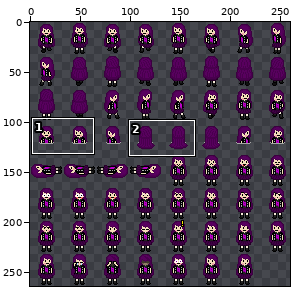
Sprite sheet: pets-gd/assets/textures/char/nats/Yusamira.png. The first picture is a wide view before the edit; the outline marks the close-up.
Close-up. Before the commit:
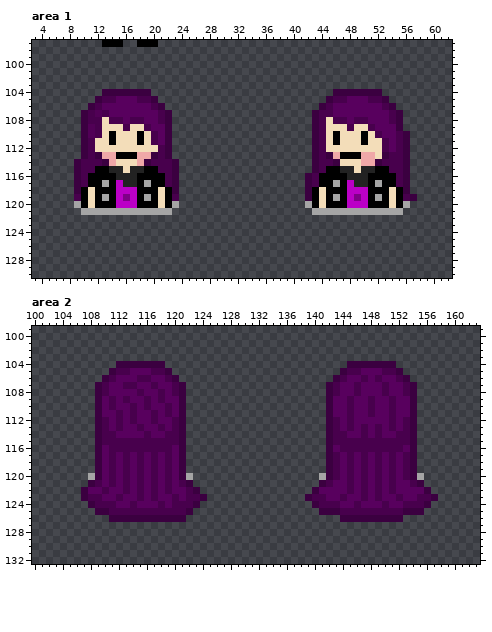
The file is 264x264 pixels. Shown: area 1: x 3..62, y 97..130; area 2: x 100..163, y 99..132. The wide view leaves out empty margins. The commit also changed other parts of the picture, which this record leaves out.
Now the later version:
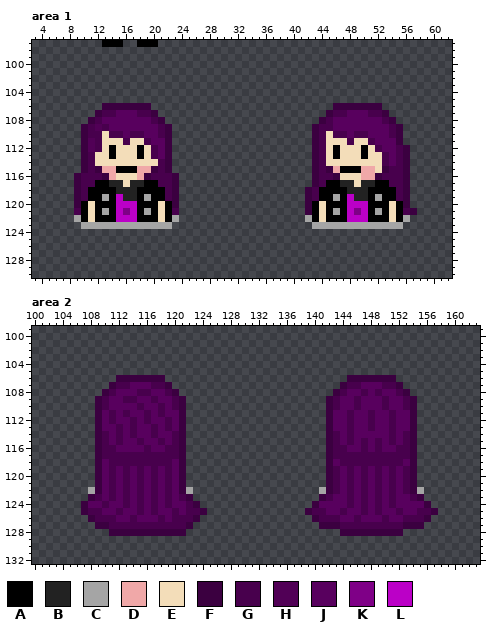
Palette (. is transparent): A #000000  B #222222  C #a5a5a5  D #f0a8a8  E #f3ddb9  F #3b0040  G #48004d  H #510056  J #58005e  K #7f0087  L #bb00c7
Edits made:
Changed rows in their new state; - is an unchanged pixel.
Area 1:
first column x 9:
104 ----.......--------------------------.......-----
105 ---.........------------------------.........----
106 --..FFFFFFF..----------------------..FFFFFFF..---
107 -..F-G---GGF..--------------------..FGG---GGF..--
108 -.F-JJJ-JJ-GF.--------------------.FGJJ-JJ--GF.--
109 --GHGJJJJJJ-G-----------------------GJJJJJJ--G---
110 --G--GGJGGJJG------------------------GGJGGJJ-GF.-
111 --HG-E-G-EGJ-------------------------E-G-EGJJ-F.-
112 --HG-A---A-GJ------------------------A---A-GJ----
113 ---EEAEEEAEGJ-----------------------EAEEEAE-GJ---
114 .F-EEE---EEE-F.---------------------EE---EEE-J---
115 .F-FDDAAADDF-F.---------------------FDAAADDEF----
116 --GGFDEEEDFGG--------------------.FGGFEEEDDFGG---
117 --G-ABBE-BA-G--------------------.FG-ABBE-BA-G---
118 -GA---BBB---AG--------------------GA---BBB---AG--
119 FGA----BB---AGF-------------------GA----BB---AGF.
120 F-------------F------------------F-------------F-
121 GAEA-ALKLA-AEAG------------------FAEA-ALKLA-AEAGF
122 CAEAAALLLAAAEAC------------------CAEAAALLLAAAEAC-
123 -CCCCCCCCCCCCC--------------------CCCCCCCCCCCCC--
Area 2:
first column x 107:
104 -----.......--------------------------.......------
105 ----.........------------------------.........-----
106 ---..FFFFFFF..----------------------..FFFFFFF..----
107 --..FG-J---GF..--------------------..FG-----GF..---
108 --.FG----G-JGF.--------------------.FG-JG-GJ-GF.---
109 ---GJ--G-JGJ-G----------------------G-JG-J-GJ-G----
110 ---GJ--JGJ-GJG----------------------G-JG-J-GJ-G----
111 ----GJGJ-GJGJ--------------------------------------
112 ---JGJ---GJ-GJ----------------------J----G----J----
113 ---J---GJ-GJGJ----------------------J---JGJ---J----
114 ----JG-G-JG-J------------------------JG-J-J-GJ-----
115 ----J-JJ-JJ-J------------------------J-J-J-J-J-----
116 ---G-JJJJ-JJ-G----------------------G-JJ-J-JJ-G----
117 ---G-G-G-G-G-G-----------------------G-G-G-G-G-----
118 -----G-G-G-G------------------------JG-G-G-G-GJ----
120 -.-------------.------------------.-------------.--
121 -.F-----------F.------------------.FG---------GF.--
122 .CFJG---------FC.----------------.CFG---------GFC.-
123 .F--GJG-----GJGF..--------------..FG-JG-----GJ-GF..
124 FJJ-J-GJG-GJGJJ-------------------JJJ-GJG-GJG-JJJ--
125 FGGJJ-JJ-J-JJ-JGGF--------------FGGJJ-JJ-J-JJ-JJGGF
126 -FGGGJJGJJJGJGGGF----------------FGGGJJGJJJGJJGGGF-
127 --FFGGGGGGGGGGGF------------------FFFGGGGGGGGGFFF--
128 ----FFFFFFFFFFF----------------------FFFFFFFFF-----
